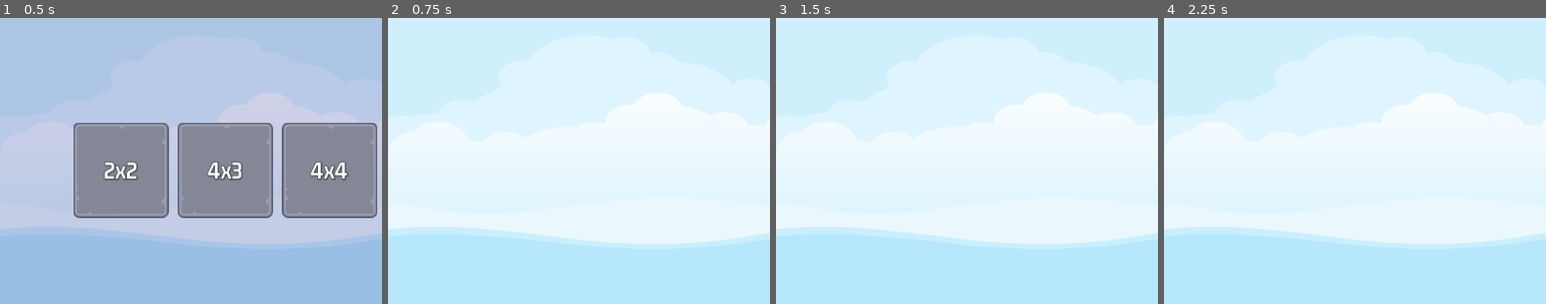
Above: before the commit, frames 1-4 (left to right).
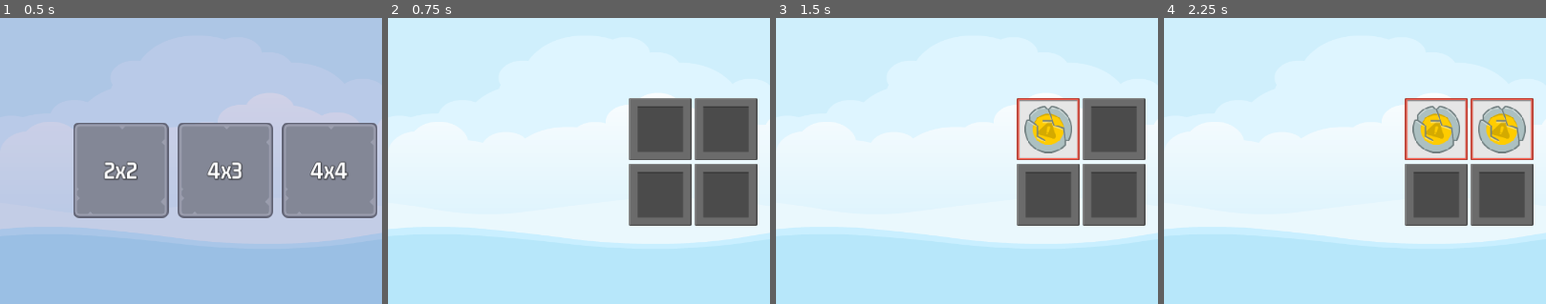
Above: after the commit, the same moments.

Repository: Babrakov/memory-madness
Game: Godot game, scene res://scenes/master/master.tscn
Same seed, same stepped clock (60 frames per second), same inputs: the game is played once before the commit and once after it.
Inputs (mouse positions are % of the whole screen's width and height, from its top left):
- Up to frame 1 (0.5 s): no input
- Up to frame 2 (0.75 s): click "2x2" at 0.5 s
- Up to frame 3 (1.5 s): click (36, 44) at 1.27 s
- Up to frame 4 (2.25 s): click (44, 44) at 2.02 s
The pictures show only the part of the screen within x 0-50%, y 25-75%; the shares and areas given below are measured in that part.

Frame 1 is identical in both runs. In frame 2, 14% of the frame differs, in the area x 63-97%, y 28-73%; in frame 3, 13%; in frame 4, 13%.

Commit message:
Memory Tile

Diff:
--- a/scenes/game/game.gd
+++ b/scenes/game/game.gd
@@ -1,5 +1,8 @@
 extends Control
 
+const MEMORY_TILE = preload("res://scenes/memory_tile/memory_tile.tscn")
+
+@onready var tc: GridContainer = $HB/MC/TC
 
 # Called when the node enters the scene tree for the first time.
 func _ready() -> void:
@@ -10,8 +13,20 @@
 func _process(delta: float) -> void:
 	pass
 
+func add_memory_tile(image: ItemImage, frame: Texture2D) -> void:
+	var nt: MemoryTile = MEMORY_TILE.instantiate()
+	tc.add_child(nt)
+	nt.setup(image, frame)
+
+
 func on_level_selected(level_num: int) -> void:
-	print(level_num)
+	var ld: SelectedLevelData = GameManager.get_level_selection(level_num)
+	var frame: Texture2D = ImageManager.get_random_frame_image()
+
+	tc.columns = ld.get_num_cols()
+
+	for im in ld.get_selected_level_images():
+		add_memory_tile(im, frame)
 
 
 func _on_exit_button_pressed() -> void:
--- a/scenes/game/game.tscn
+++ b/scenes/game/game.tscn
@@ -31,7 +31,7 @@
 theme_override_constants/margin_right = 12
 theme_override_constants/margin_bottom = 12
 
-[node name="GridContainer" type="GridContainer" parent="HB/MC"]
+[node name="TC" type="GridContainer" parent="HB/MC"]
 layout_mode = 2
 size_flags_horizontal = 4
 size_flags_vertical = 4
--- /dev/null
+++ b/scenes/memory_tile/memory_tile.gd
@@ -0,0 +1,28 @@
+extends TextureButton
+
+class_name MemoryTile
+
+@onready var frame_image: TextureRect = $FrameImage
+@onready var item_image: TextureRect = $ItemImage
+
+var _item_name: String
+var _can_select_me: bool = true
+
+# Called when the node enters the scene tree for the first time.
+func _ready() -> void:
+	pass # Replace with function body.
+
+func reveal(r: bool) -> void:
+	frame_image.visible = r
+	item_image.visible = r
+
+func setup(image: ItemImage, frame: Texture2D) -> void:
+	frame_image.texture = frame
+	item_image.texture = image.get_texture()
+	_item_name = image.get_item_name()
+	reveal(false)
+
+
+func _on_pressed() -> void:
+	if _can_select_me == true:
+		reveal(true)
--- /dev/null
+++ b/scenes/memory_tile/memory_tile.tscn
@@ -0,0 +1,54 @@
+[gd_scene load_steps=5 format=3 uid="uid://bqoopwm5kpui7"]
+
+[ext_resource type="Texture2D" uid="uid://tw8vv7bfgbpf" path="res://assets/frames/hidden_frame_blank.png" id="1_hutmq"]
+[ext_resource type="Script" path="res://scenes/memory_tile/memory_tile.gd" id="2_ngnbe"]
+[ext_resource type="Texture2D" uid="uid://4bgkpqwi1i05" path="res://assets/frames/blue_frame.png" id="2_qxmex"]
+[ext_resource type="Texture2D" uid="uid://cfbaqn2pp144f" path="res://assets/glitch/chipRedWhite.png" id="3_ow8gw"]
+
+[node name="MemoryTile" type="TextureButton"]
+anchors_preset = 8
+anchor_left = 0.5
+anchor_top = 0.5
+anchor_right = 0.5
+anchor_bottom = 0.5
+offset_left = -20.0
+offset_top = -20.0
+offset_right = 20.0
+offset_bottom = 20.0
+grow_horizontal = 2
+grow_vertical = 2
+pivot_offset = Vector2(42, 42)
+texture_normal = ExtResource("1_hutmq")
+script = ExtResource("2_ngnbe")
+
+[node name="FrameImage" type="TextureRect" parent="."]
+layout_mode = 1
+anchors_preset = 8
+anchor_left = 0.5
+anchor_top = 0.5
+anchor_right = 0.5
+anchor_bottom = 0.5
+offset_left = -42.0
+offset_top = -42.0
+offset_right = 42.0
+offset_bottom = 42.0
+grow_horizontal = 2
+grow_vertical = 2
+texture = ExtResource("2_qxmex")
+
+[node name="ItemImage" type="TextureRect" parent="."]
+layout_mode = 1
+anchors_preset = 8
+anchor_left = 0.5
+anchor_top = 0.5
+anchor_right = 0.5
+anchor_bottom = 0.5
+offset_left = -32.0
+offset_top = -32.0
+offset_right = 32.0
+offset_bottom = 32.0
+grow_horizontal = 2
+grow_vertical = 2
+texture = ExtResource("3_ow8gw")
+
+[connection signal="pressed" from="." to="." method="_on_pressed"]
